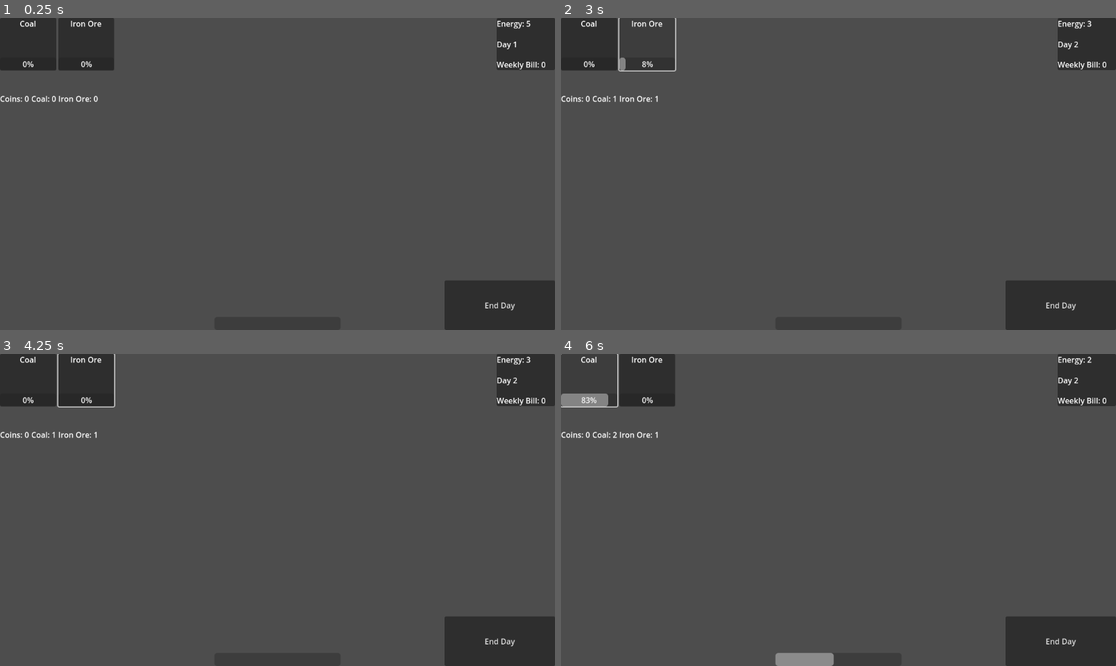
Above: before the commit, frames 1-4 (two rows, left to right).
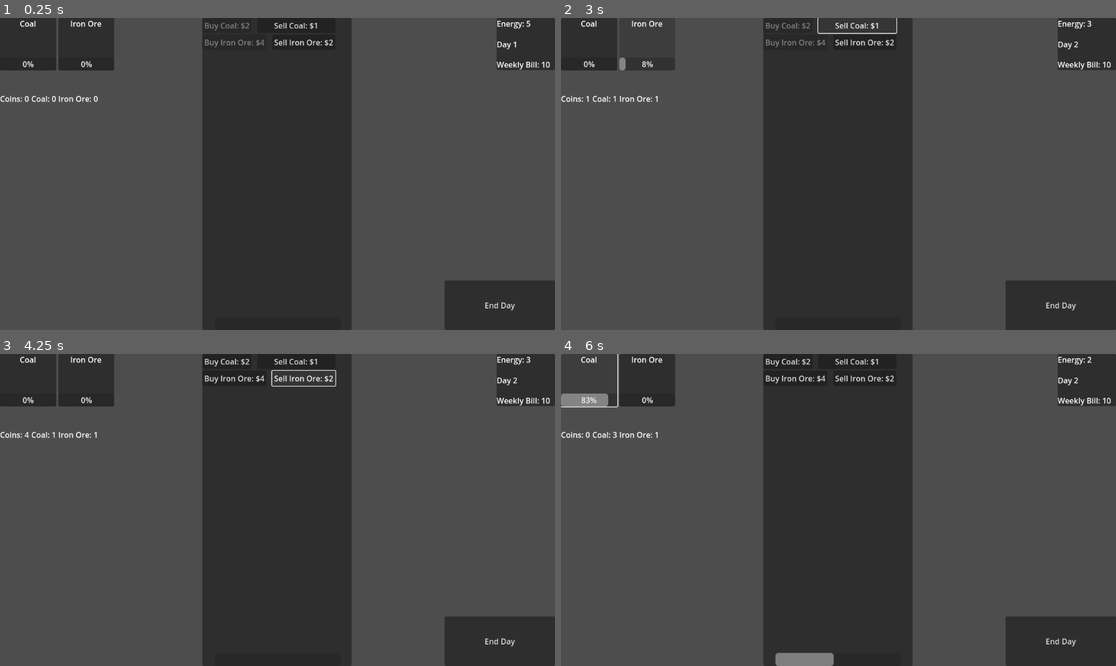
Above: after the commit, the same moments.

Repository: Uziel-8/OAI-BLACKSMITH-POC
Game: Godot game, scene res://Scenes/level.tscn
The game is run twice, just before and just after one commit, with the same random seed, the same clock (stepped at 60 frames per second) and the same inputs.
Inputs (mouse positions are in pixels of both pictures, inside the frame that each line leads up to):
- Up to frame 1 (0.25 s): no input
- Up to frame 2 (3 s): click "End Day" at 0.5 s; click "Coal" at 1.25 s; click "Iron Ore" at 2 s; click (855, 24) at 2.75 s, where only the run after the commit has a clickable "Sell Coal: $1"
- Up to frame 3 (4.25 s): click (305, 378) at 3.5 s, where only the run after the commit has a clickable "Sell Iron Ore: $2"
- Up to frame 4 (6 s): click (788, 360) at 4.25 s, where only the run after the commit has a clickable "Buy Coal: $2"; click (794, 378) at 5 s, where only the run after the commit has a clickable "Buy Iron Ore: $4"; click "Coal" at 5.75 s

The runs differ from the first frame. In frame 1, 26% of the frame differs, in the area x 36-100%, y 0-100%; in frame 2, 25%; in frame 3, 26%; in frame 4, 26%, in the area x 9-100%, y 0-100%.

Commit message:
starting to convert inventory from resources to a simple dictionary.

Diff:
--- a/OAI Blacksmith POC/Scenes/level.gd
+++ b/OAI Blacksmith POC/Scenes/level.gd
@@ -30,13 +30,17 @@
 	energy_label.text = str("Energy: ", Globals.energy)
 	day_label.text = str("Day ", Globals.day)
 	EventBus.day_changed.emit()
+	if Globals.day % 7 == 0:
+		_pay_rent()
+
+func _pay_rent():
+	Globals.coins -= Globals.rent
 
 func _on_coin_changed():
 	coin_label.text = str("Coins: ", Globals.coins)
 
 func _on_xp_changed(total: int):
 	xp_bar.value = Globals.xp
-	print(Globals.xp)
 	if Globals.xp >= Globals.xp_threshold:
 		var remainder_xp: int = total - Globals.xp_threshold
 		EventBus.level_up.emit()
--- a/OAI Blacksmith POC/Scenes/level.tscn
+++ b/OAI Blacksmith POC/Scenes/level.tscn
@@ -144,10 +144,9 @@
 text = "End Day"
 
 [node name="Trader" parent="." instance=ExtResource("4_81xng")]
-visible = false
 layout_mode = 1
 offset_left = 420.0
-offset_right = 420.0
+offset_right = -423.0
 
 [node name="ExpBar" type="ProgressBar" parent="."]
 layout_mode = 1
--- a/OAI Blacksmith POC/Scripts/Globals.gd
+++ b/OAI Blacksmith POC/Scripts/Globals.gd
@@ -11,7 +11,7 @@
 			coins = value
 			EventBus.coin_changed.emit()
 
-var rent = 0
+var rent = 10
 
 var xp = 0:
 	set(value):
@@ -22,3 +22,5 @@
 var level = 0
 
 var xp_threshold = 100
+
+var inventory_2 = {"coal": 0, "iron_ore": 0}
